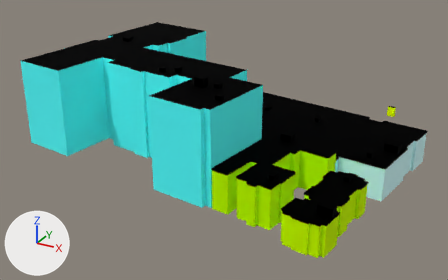
A saved change to the glTF model web/public/assets/cities/melbourne/tiles/5_3.bld.glb.
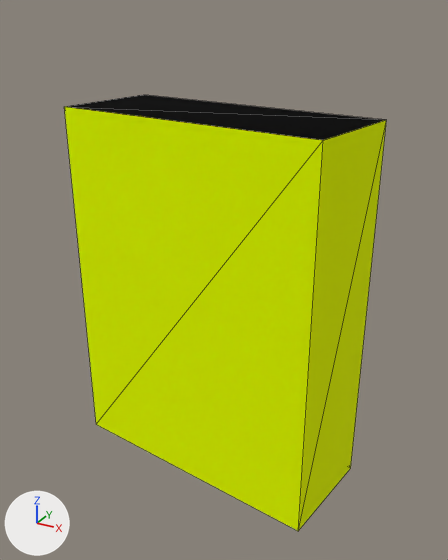
Old and new are each drawn whole from a camera (50 mm lens) standing at (1452.1, 696.4, 143.2) and looking at (1322.7, 931.7, 25.6) and again close up from a camera (50 mm lens) standing at (1384.6, 1005.1, 27.4) and looking at (1381.3, 1011.1, 24.4). Lighting does not change. The marker at lower left points along +X, +Y and +Z. The older version's two pictures come first. The close-ups show mesh edges as thin lines. Where no turn or scale is listed for an object, it has been applied to the vertices. Vertices at exactly the same position are counted once.

The scene before the commit, as lines of its bpy script (objects in view):
```python
me_5_3 = bpy.data.meshes.new('5_3')
me_5_3.from_pydata(...)  # 683 vertices, 928 faces; spans x -86.0..86.0, y -73.0..73.0, z -22.0..22.0
# faces by material slot: [252, 676]
me_5_3.materials.append(mat_facade)
me_5_3.materials.append(mat_roof)
# before: 245 (60.0, 71.0, -17.0) at pixel (323, 140), 246 (56.0, 71.0, -17.0) at pixel (64, 106), 248 (60.0, 72.0, -17.0) at pixel (386, 119), 250 (56.0, 73.0, -17.0) at pixel (143, 94)
ob_5_3 = bpy.data.objects.new('5_3', me_5_3)
ob_5_3.location = (1322.8, 940.51, 43.12)
```
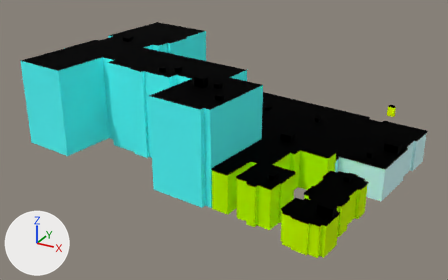
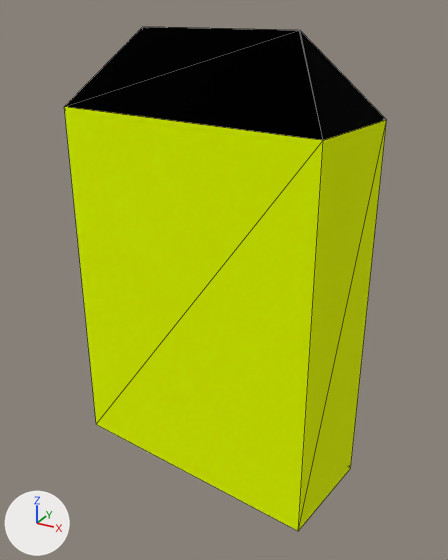
Location of each change, [x1, y1, x2, y2] in pixels of the close-ups (448 x 560 px):
'5_3', reshaped: before [64, 95, 386, 531]; after [64, 27, 386, 531]
part 1 of me_5_3, built on: before [65, 95, 385, 140]; after [64, 27, 386, 140]

Diff of the bpy script that builds the scene:
```diff
--- a/web/public/assets/cities/melbourne/tiles/5_3.bld.glb.py
+++ b/web/public/assets/cities/melbourne/tiles/5_3.bld.glb.py
@@ me_5_3 @@
 # used by ob_5_3; location = (1322.8, 940.51, 43.12)
 # verts and faces of me_5_3; kept vertices keep their numbers, new ones are numbered from 683
-me_5_3.from_pydata(...)  # 683 vertices, 928 faces; spans x -86.0..86.0, y -73.0..73.0, z -22.0..22.0
+me_5_3.from_pydata(...)  # 686 vertices, 933 faces; spans x -86.0..86.0, y -73.0..73.0, z -22.0..22.0
+# me_5_3 part 1
+delete_faces([(246, 248, 250), (245, 248, 246)])
+verts[683] = (59.0, 71.0, -16.0)  # pixel (299, 30)
+verts[684] = (57.0, 72.0, -16.0)  # pixel (142, 26)
+verts[685] = (59.0, 71.0, -16.0)  # pixel (300, 30)
+faces += [(245, 683, 246), (246, 683, 684), (245, 248, 685), (245, 685, 683), (248, 250, 684), (248, 684, 685)]  # mat_roof
+faces += [(246, 684, 250)]  # mat_roof
 me_5_3.materials.append(mat_facade)
```
